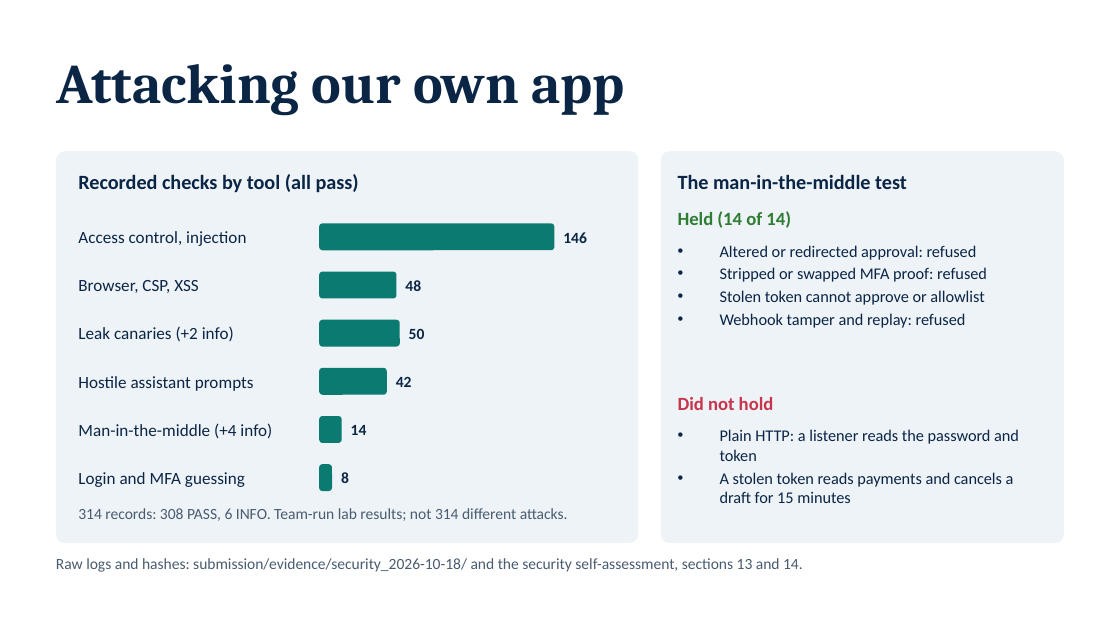
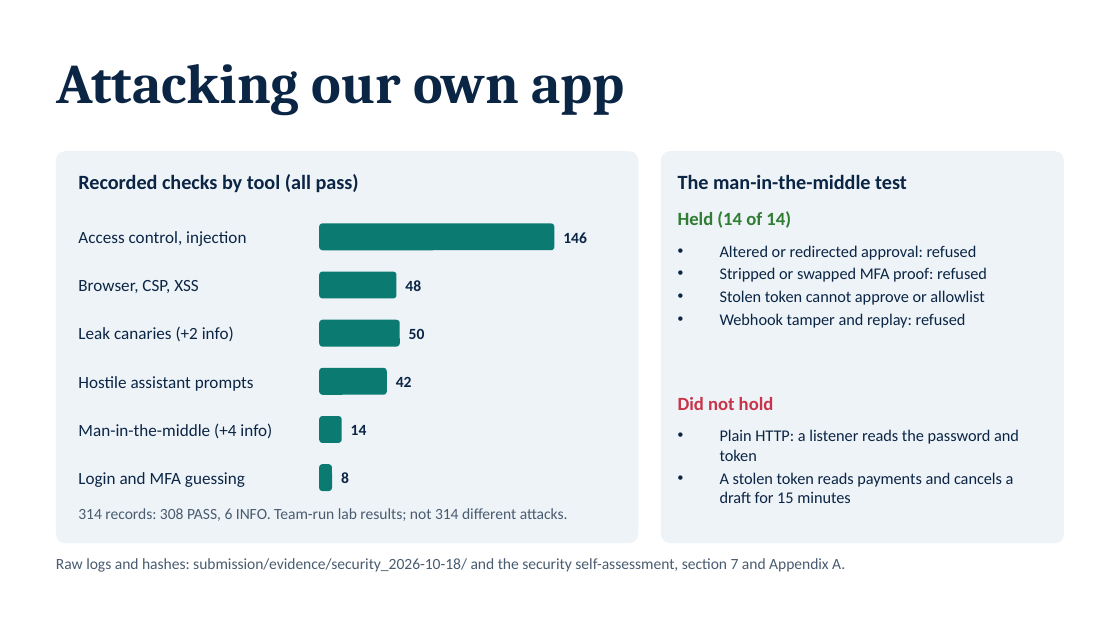
Before and after one commit to NoobCrow/StudyRoute, a slide deck: slide 17 of submission/StudyRoute_Deck.pptx (slide 16 before the commit). Drawn at 1120x630 pixels with LibreOffice and Linux fonts; fonts in the diff are those of the drawing. Boxes give left, top, right and bottom in pixels: in the first picture for what was removed or moved away, otherwise in the second. Text is boxed around its words. In the diff, an @@ line names an element or a change of style, - is before the commit and + after.

```diff
--- a/submission/StudyRoute_Deck.pptx
+++ b/submission/StudyRoute_Deck.pptx
@@ text at [56,558,845,572]: text changed @@
-Raw logs and hashes: submission/evidence/security_2026-10-18/ and the security self-assessment, sections 13 and 14.
+Raw logs and hashes: submission/evidence/security_2026-10-18/ and the security self-assessment, section 7 and Appendix A.
```
Also in this commit, not shown: 1 other slide changed, 2 slides added, 2 slides removed, 7 other files.
